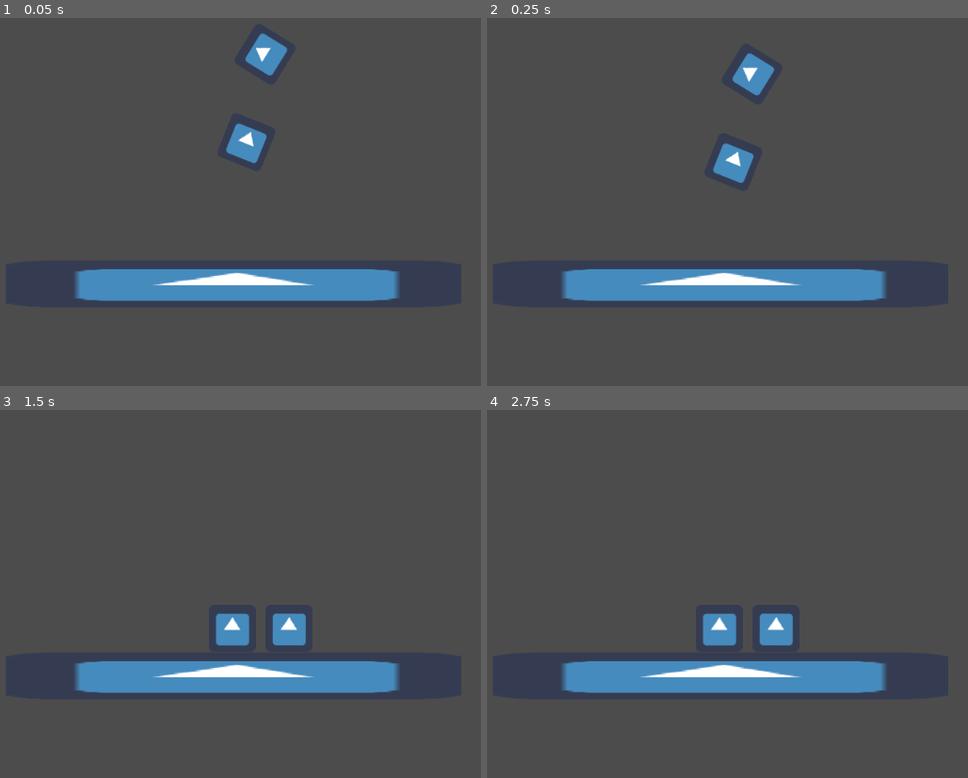
Above: before the commit, frames 1-4 (two rows, left to right).
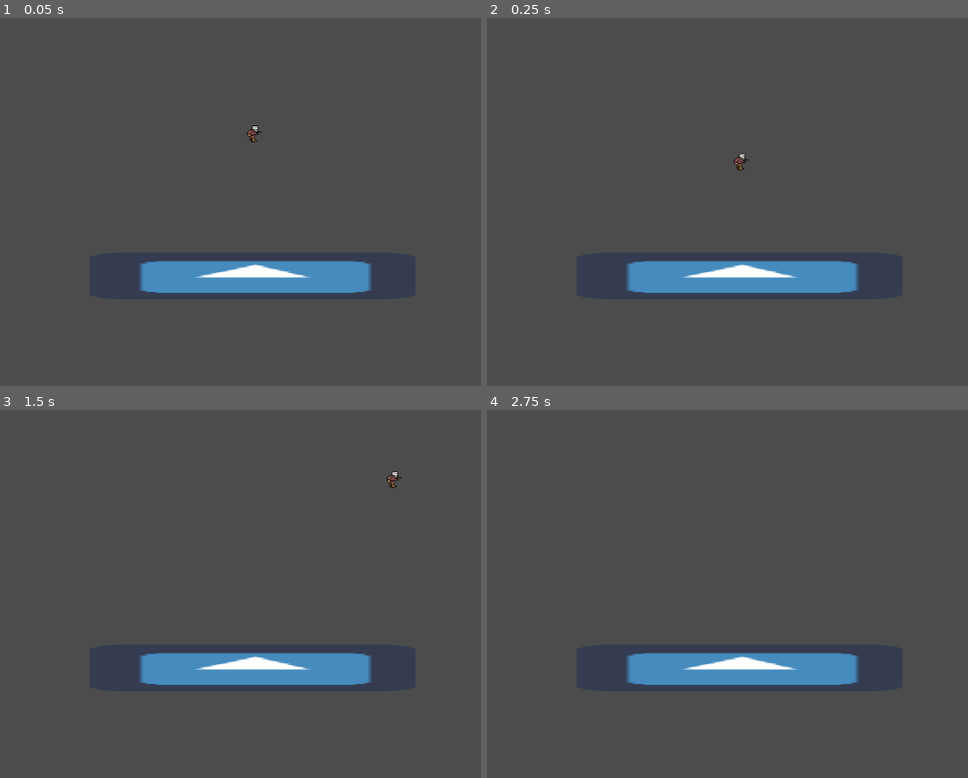
Above: after the commit, the same moments.

Repository: Kumodatsu/dream-within-a-dream
Game: Godot game, scene res://levels/Sandbox.tscn
Two runs of this game, one before a commit and one after it. Both use one fixed random seed, a clock stepped at 60 frames per second and the inputs below. Before the commit the project has no main scene; this scene is started directly in both runs. The engine's default icon, where the game draws it, is replaced by a stand-in: a white triangle on a blue panel in a dark square.
Inputs:
- Up to frame 1 (0.05 s): no input
- Up to frame 2 (0.25 s): no input
- Up to frame 3 (1.5 s): hold D (player_move_right, bound only after the commit) from 0.53 s (still down); tap W (player_jump, bound only after the commit) at 0.6, 0.77, 1.07, 1.35 s
- Up to frame 4 (2.75 s): tap W (player_jump, bound only after the commit) at 1.52, 1.82, 2.1 s; tap Enter at 2 s; release D (player_move_right, bound only after the commit) at 2.03 s; hold A (player_move_left, bound only after the commit) from 2.03 s (still down)

The runs differ from the first frame. In frame 1, 6.0% of the frame differs, in the area x 15-83%, y 4-77%; in frame 2, 6.0%; in frame 3, 6.1%, in the area x 15-84%, y 16-77%; in frame 4, 6.0%.

Commit message:
Add basic player movement

Diff:
--- /dev/null
+++ b/dream-within-a-dream/entities/Jacob.tscn
@@ -0,0 +1,18 @@
+[gd_scene load_steps=4 format=2]
+
+[ext_resource path="res://assets/sprites/jacob-full.png" type="Texture" id=1]
+[ext_resource path="res://scripts/jacob.gd" type="Script" id=2]
+
+[sub_resource type="CapsuleShape2D" id=1]
+radius = 8.9682
+height = 4.51031
+
+[node name="Jacob" type="KinematicBody2D"]
+script = ExtResource( 2 )
+
+[node name="Sprite" type="Sprite" parent="."]
+texture = ExtResource( 1 )
+
+[node name="CollisionShape2D" type="CollisionShape2D" parent="."]
+position = Vector2( -0.111362, -0.779533 )
+shape = SubResource( 1 )
--- a/dream-within-a-dream/levels/Sandbox.tscn
+++ b/dream-within-a-dream/levels/Sandbox.tscn
@@ -1,52 +1,22 @@
 [gd_scene load_steps=4 format=2]
 
 [ext_resource path="res://icon.png" type="Texture" id=1]
+[ext_resource path="res://entities/Jacob.tscn" type="PackedScene" id=2]
 
 [sub_resource type="RectangleShape2D" id=1]
-extents = Vector2( 31.6587, 32.323 )
-
-[sub_resource type="RectangleShape2D" id=2]
-extents = Vector2( 309.5, 32.5 )
+extents = Vector2( 221.697, 32.1204 )
 
 [node name="Level" type="Node2D"]
 
-[node name="Block1" type="RigidBody2D" parent="."]
-position = Vector2( 504.042, 267.033 )
-rotation = 0.380529
-gravity_scale = 9.81
-__meta__ = {
-"_edit_group_": true
-}
+[node name="Jacob" parent="." instance=ExtResource( 2 )]
+position = Vector2( 515.308, 254.504 )
 
-[node name="Sprite" type="Sprite" parent="Block1"]
+[node name="StaticBody2D" type="StaticBody2D" parent="."]
+position = Vector2( 512.844, 450.104 )
+
+[node name="Sprite" type="Sprite" parent="StaticBody2D"]
+scale = Vector2( 6.92, 1 )
 texture = ExtResource( 1 )
 
-[node name="CollisionShape2D" type="CollisionShape2D" parent="Block1"]
+[node name="CollisionShape2D" type="CollisionShape2D" parent="StaticBody2D"]
 shape = SubResource( 1 )
-
-[node name="Block2" type="RigidBody2D" parent="."]
-position = Vector2( 529.469, 147.314 )
-rotation = -1.01609
-gravity_scale = 9.81
-__meta__ = {
-"_edit_group_": true
-}
-
-[node name="Sprite" type="Sprite" parent="Block2"]
-texture = ExtResource( 1 )
-
-[node name="CollisionShape2D" type="CollisionShape2D" parent="Block2"]
-shape = SubResource( 1 )
-
-[node name="Floor" type="StaticBody2D" parent="."]
-position = Vector2( 486.294, 460.866 )
-__meta__ = {
-"_edit_group_": true
-}
-
-[node name="Sprite" type="Sprite" parent="Floor"]
-scale = Vector2( 9.67646, 1 )
-texture = ExtResource( 1 )
-
-[node name="CollisionShape2D" type="CollisionShape2D" parent="Floor"]
-shape = SubResource( 2 )
--- a/dream-within-a-dream/project.godot
+++ b/dream-within-a-dream/project.godot
@@ -11,7 +11,35 @@
 [application]
 
 config/name="dream-within-a-dream"
+run/main_scene="res://levels/Sandbox.tscn"
 config/icon="res://icon.png"
+
+[input]
+
+player_move_left={
+"deadzone": 0.5,
+"events": [ Object(InputEventKey,"resource_local_to_scene":false,"resource_name":"","device":0,"alt":false,"shift":false,"control":false,"meta":false,"command":false,"pressed":false,"scancode":65,"unicode":0,"echo":false,"script":null)
+, Object(InputEventKey,"resource_local_to_scene":false,"resource_name":"","device":0,"alt":false,"shift":false,"control":false,"meta":false,"command":false,"pressed":false,"scancode":16777231,"unicode":0,"echo":false,"script":null)
+ ]
+}
+player_move_right={
+"deadzone": 0.5,
+"events": [ Object(InputEventKey,"resource_local_to_scene":false,"resource_name":"","device":0,"alt":false,"shift":false,"control":false,"meta":false,"command":false,"pressed":false,"scancode":68,"unicode":0,"echo":false,"script":null)
+, Object(InputEventKey,"resource_local_to_scene":false,"resource_name":"","device":0,"alt":false,"shift":false,"control":false,"meta":false,"command":false,"pressed":false,"scancode":16777233,"unicode":0,"echo":false,"script":null)
+ ]
+}
+player_jump={
+"deadzone": 0.5,
+"events": [ Object(InputEventKey,"resource_local_to_scene":false,"resource_name":"","device":0,"alt":false,"shift":false,"control":false,"meta":false,"command":false,"pressed":false,"scancode":87,"unicode":0,"echo":false,"script":null)
+, Object(InputEventKey,"resource_local_to_scene":false,"resource_name":"","device":0,"alt":false,"shift":false,"control":false,"meta":false,"command":false,"pressed":false,"scancode":32,"unicode":0,"echo":false,"script":null)
+, Object(InputEventKey,"resource_local_to_scene":false,"resource_name":"","device":0,"alt":false,"shift":false,"control":false,"meta":false,"command":false,"pressed":false,"scancode":16777232,"unicode":0,"echo":false,"script":null)
+ ]
+}
+player_shoot={
+"deadzone": 0.5,
+"events": [ Object(InputEventMouseButton,"resource_local_to_scene":false,"resource_name":"","device":-1,"alt":false,"shift":false,"control":false,"meta":false,"command":false,"button_mask":0,"position":Vector2( 0, 0 ),"global_position":Vector2( 0, 0 ),"factor":1.0,"button_index":1,"pressed":false,"doubleclick":false,"script":null)
+ ]
+}
 
 [physics]
 
@@ -19,5 +47,4 @@
 
 [rendering]
 
-quality/driver/driver_name="GLES3"
 environment/default_environment="res://default_env.tres"
--- /dev/null
+++ b/dream-within-a-dream/scripts/jacob.gd
@@ -0,0 +1,33 @@
+extends KinematicBody2D
+
+export var max_speed:      float =  200.0
+export var gravity:        float =   20.0
+export var max_fall_speed: float =  600.0
+export var jump_force:     float =  600.0
+export var max_jumps:      int   =    2
+
+var velocity: Vector2 = Vector2.ZERO
+var jumps:    int     = 2
+
+func _ready():
+    pass
+
+func _physics_process(_delta: float):
+    if is_on_floor():
+        jumps = max_jumps
+    velocity.x = 0.0
+    if Input.is_action_pressed("player_move_left"):
+        velocity.x = -max_speed
+    if Input.is_action_pressed("player_move_right"):
+        velocity.x = max_speed
+    velocity.y = clamp(velocity.y + gravity, -INF, max_fall_speed)
+    if Input.is_action_just_pressed("player_jump") and can_jump():
+        jump()
+    velocity = move_and_slide(velocity, Vector2.UP)
+
+func can_jump() -> bool:
+    return jumps > 0
+
+func jump():
+    jumps -= 1
+    velocity.y = -jump_force
